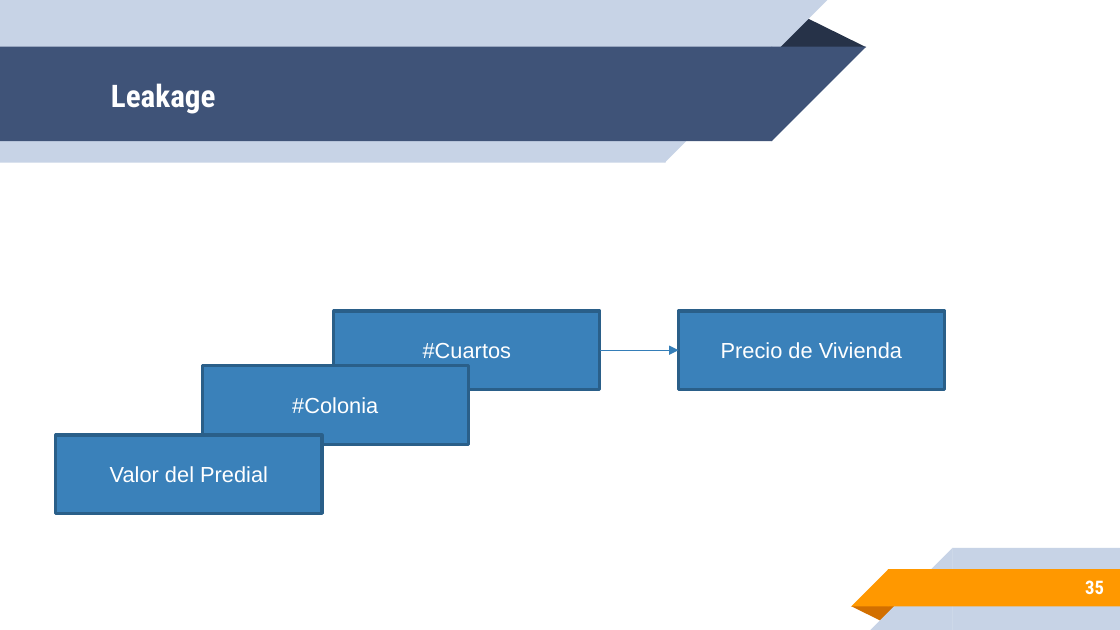
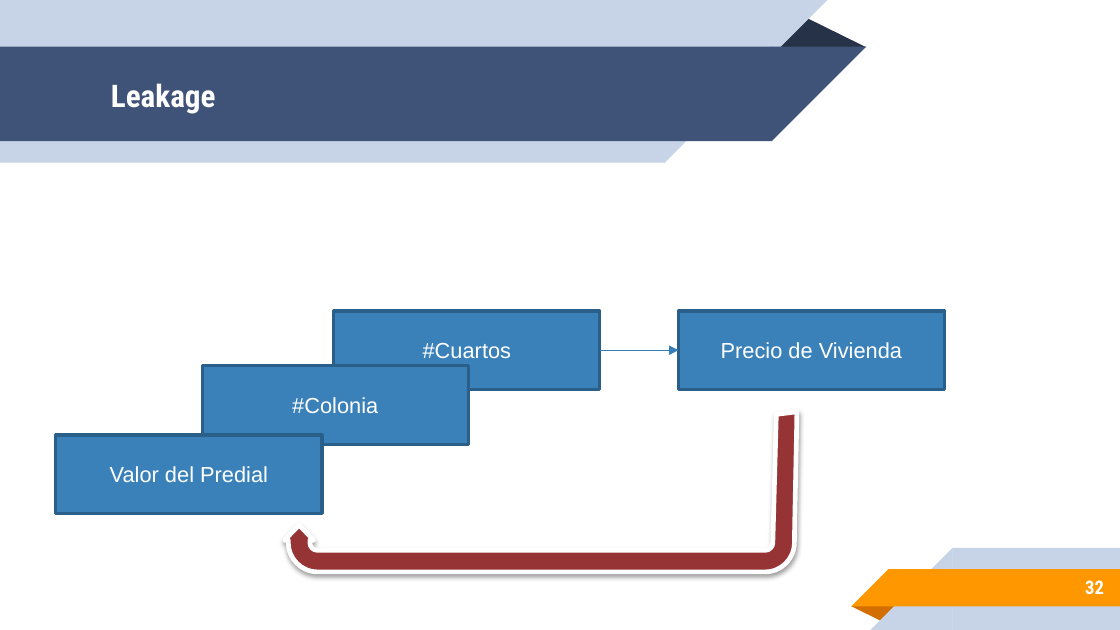
Before and after one commit to leonpalafox/fundamentos_ds_2022, a slide deck: slide 32 of Slides/Clase_5_2020.pptx (slide 35 before the commit). Drawn at 1120x630 pixels with LibreOffice and Linux fonts; fonts in the diff are those of the drawing; background and template pictures are left out. Boxes give left, top, right and bottom in pixels: in the first picture for what was removed or moved away, otherwise in the second. Text is boxed around its words. In the diff, an @@ line names an element or a change of style, - is before the commit and + after.

```diff
--- a/Slides/Clase_5_2020.pptx
+++ b/Slides/Clase_5_2020.pptx
@@ freeform shape added at (284, 412, 797, 572), fill #963334, outline #FFFFFF 3 pt @@
@@ page number at (1085, 580, 1104, 594): text changed @@
-35
+32
```
Also in this commit, not shown: 18 other slides changed, 4 slides removed, 3 other files.
